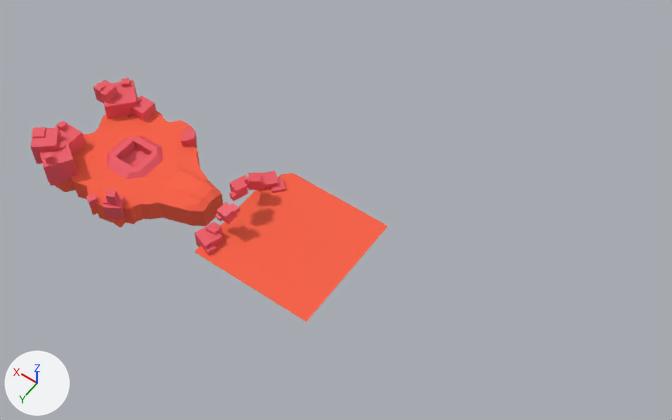
The glTF model Assets/Models/tutorial.glb, before and after one commit.
Camera for both pictures: a 50 mm camera at (-89.7, 66.0, 120.7) aimed at (-36.9, -7.9, 4.6). The axes (+X, +Y, +Z) are drawn at lower left. The lights are the same throughout. Where no turn or scale is listed for an object, it has been applied to the vertices. Vertices at the same position are counted once.

In view in the first picture: 'Hole', 'L1', 'L1Rocks', 'L2', 'L2Rocks'.
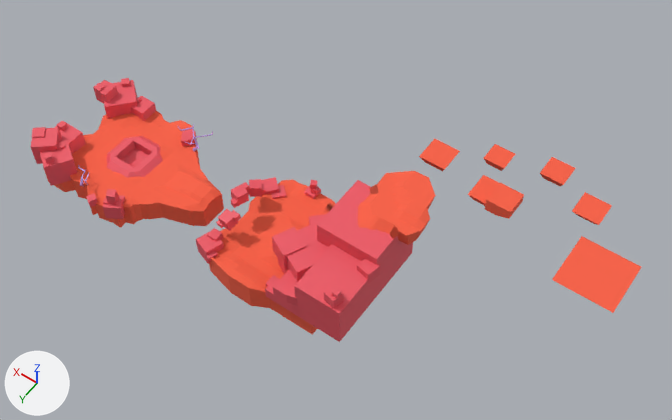
Boxes (x1, y1, x2, y2) around the edits, measured in the pictures (672 x 420 px; the box of a moved part takes in the faces that stretch with it):
'L2', reshaped, moved
    before: (195, 173, 388, 322)
    after: (209, 180, 336, 335)
'L2Rocks', reshaped, moved (134% wider, 95% taller)
    before: (194, 171, 286, 255)
    after: (196, 177, 413, 342)
'L3', added (red)
    after: (358, 139, 641, 313)
'Trees', added
    after: (78, 125, 213, 186)
part 1 of me_plane_003, built on
    before: (195, 173, 388, 322)
    after: (209, 180, 336, 335)
part 2 of me_plane_003, moved or reshaped
    before: (249, 210, 321, 266)
    after: (250, 217, 305, 272)
part 3 of me_plane_004, added
    after: (310, 180, 317, 189)
part 4 of me_plane_004, added
    after: (332, 288, 342, 300)
part 5 of me_plane_004, added (red)
    after: (265, 180, 413, 342)

The edits, one by one:
Material 'Material.004' (mat_material_004) is new.
Its base color is (0.518, 0.356, 0.803) (purple #bfa1e7).
me_plane_003 is used by ob_l2; location (0.0, 0.1, 0.8).
me_plane_003 had 285 vertices, 506 faces and spanned x -44.7..-23.1, y -11.3..10.4, z 2.1.
me_plane_003 now has 521 vertices, 1020 faces and spans x -44.7..-23.0, y -11.3..10.4, z -1.8..3.2.
me_plane_003 part 1: 36 vertices moved from x -43.4..-24.5, y -9.9..10.4, z 2.1 to x -44.7..-24.5, y -9.9..9.0, z -1.8..3.2; 55 vertices removed from x -44.7..-23.1, y -11.3..10.4, z 2.1; 291 vertices added at x -44.7..-23.0, y -11.3..10.4, z -1.8..3.2.
me_plane_003 part 2: 26 vertices moved from x -35.3..-29.9, y -3.1..3.6, z 2.1 to x -37.1..-31.2, y -3.1..4.6, z 2.1..2.8; 3 vertices removed from x -35.3, y -3.1..3.6, z 2.1; 3 vertices added at x -37.1..-35.3, y -3.1..4.6, z 2.1..2.8.
me_plane_004 is used by ob_l2rocks; location (-0.4, -0.1, 0.8).
me_plane_004 had 532 vertices, 1036 faces and spanned x -26.7..-21.1, y -9.1..9.8, z 0.5..8.8.
me_plane_004 now has 1011 vertices, 1890 faces and spans x -50.1..-21.1, y -11.5..10.1, z 0.5..12.6.
me_plane_004 part 3: the loose piece of 8 vertices spanning x -23.6..-22.0, y -6.5..-4.8, z 1.4..2.7 is copied, and the copy is scaled about its middle by (-0.779, 0.779, 0.783), then moved by (-7.3, -4.9, 2.5); it spans x -30.8..-29.4, y -11.2..-9.9, z 4.1..5.1.
me_plane_004 part 4: a new loose piece, a box spanning x -48.6..-47.61, y 7.82..8.81, z 11.56..12.56, in mat_material_006 (red #ed5562).
me_plane_004 part 5: 447 vertices added at x -50.1..-28.9, y -11.5..10.1, z 1.1..12.5.
Mesh me_plane is new.
It has 453 vertices, 865 faces and spans x -28.2..13.5, y -18.4..12.2, z -2.3..6.2.
It uses material mat_material_001 (red #f96044).
Mesh me_cube_002 is new.
It has 1014 vertices, 2022 faces and spans x -13.4..1.4, y -19.0..0.9, z -0.5..4.8.
It uses material mat_material_004 (purple #bfa1e7).
Object 'L2' (ob_l2) moves from (0.0, 0.1, 0.8) to (0.0, 0.1, -0.9).
Object 'L2Rocks' (ob_l2rocks) moves from (-0.4, -0.1, 0.8) to (-0.4, -0.1, -0.9).
Object 'L3' (ob_l3) is new; it shows me_plane.
Its location is (-53.3, -12.7, 11.9).
Object 'Trees' (ob_trees) is new; it shows me_cube_002.
Its location is (3.0, 9.6, 0.2).
